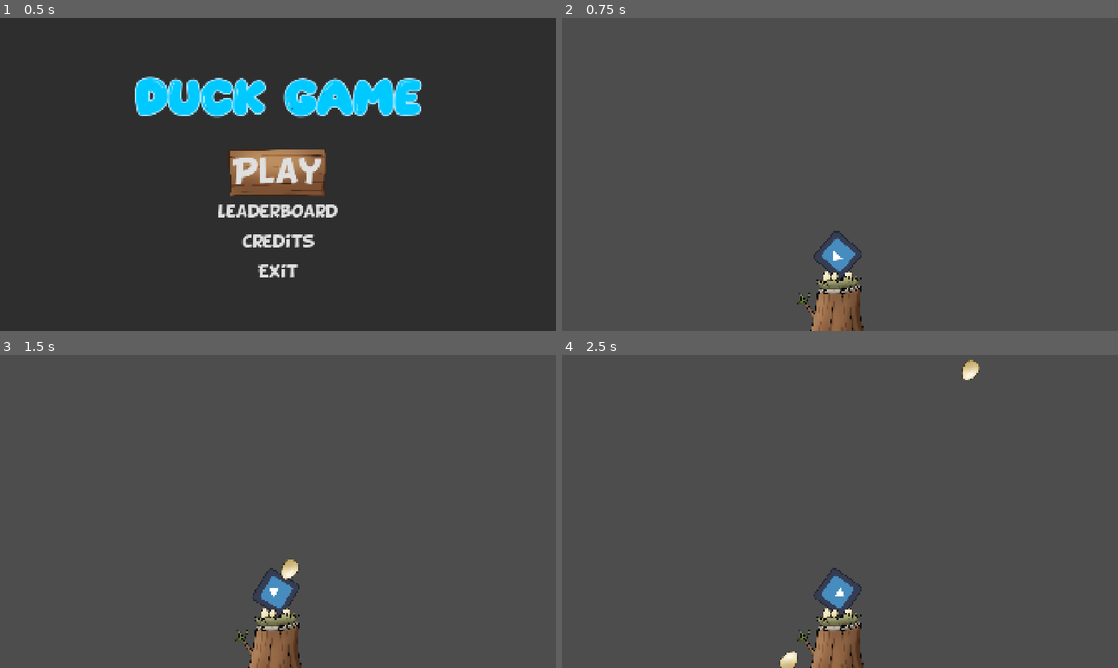
Above: before the commit, frames 1-4 (two rows, left to right).
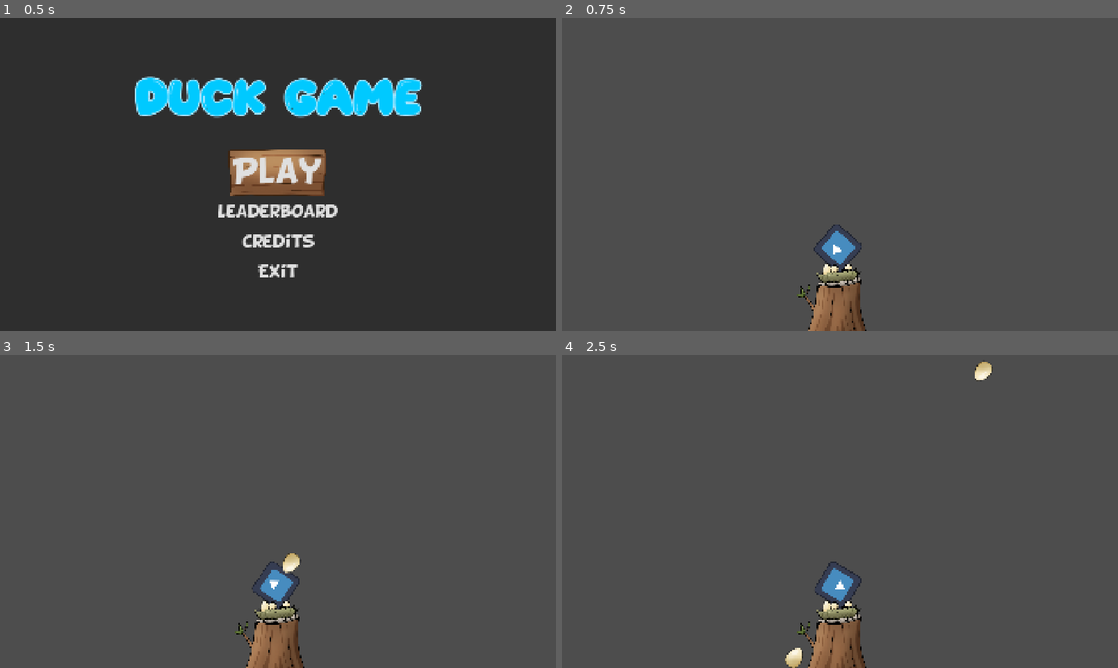
Above: after the commit, the same moments.

Repository: ms5051-hash/HacksComs26
Game: Godot game, scene res://Scenes/mainScene.tscn
The game is run twice, just before and just after one commit, with the same random seed, the same clock (stepped at 60 frames per second) and the same inputs. The engine's default icon, where the game draws it, is replaced by a stand-in: a white triangle on a blue panel in a dark square.
Inputs (mouse positions are in pixels of both pictures, inside the frame that each line leads up to):
- Up to frame 1 (0.5 s): no input
- Up to frame 2 (0.75 s): click "Play" at 0.5 s
- Up to frame 3 (1.5 s): tap Enter at 1.25 s; move the mouse to (400, 495) at 1.27 s; click (400, 495) at 1.35 s
- Up to frame 4 (2.5 s): move the mouse to (728, 527) at 2.02 s; click (728, 527) at 2.1 s

Frame 1 is identical in both runs. In frame 2, 1.4% of the frame differs, in the area x 42-55%, y 66-100%; in frame 3, 1.6%; in frame 4, 1.8%, in the area x 39-78%, y 1-100%.

Commit message:
Trying to collide bullet with enemy

Diff:
--- /dev/null
+++ b/duck-game-2026/Scenes/area_2d.tscn
@@ -0,0 +1,15 @@
+[gd_scene format=3 uid="uid://dj467x4eo72on"]
+
+[ext_resource type="Texture2D" uid="uid://cmverp0qpdpg5" path="res://icon.svg" id="1_81842"]
+[ext_resource type="Script" uid="uid://cqou4tbf2admc" path="res://Scripts/Enemy.gd" id="1_jb3vm"]
+
+[sub_resource type="RectangleShape2D" id="RectangleShape2D_7si6p"]
+
+[node name="Area2D" type="Area2D" unique_id=638344407]
+script = ExtResource("1_jb3vm")
+
+[node name="Sprite2D" type="Sprite2D" parent="." unique_id=1167181943]
+texture = ExtResource("1_81842")
+
+[node name="CollisionShape2D" type="CollisionShape2D" parent="." unique_id=546232621]
+shape = SubResource("RectangleShape2D_7si6p")
--- a/duck-game-2026/Scenes/bullet_area_2d.tscn
+++ b/duck-game-2026/Scenes/bullet_area_2d.tscn
@@ -6,6 +6,8 @@
 [sub_resource type="CircleShape2D" id="CircleShape2D_3dryh"]
 
 [node name="BulletArea2D" type="Area2D" unique_id=1332803089]
+collision_layer = 2
+collision_mask = 4
 script = ExtResource("1_eiu4d")
 
 [node name="BulletSprite2D" type="Sprite2D" parent="." unique_id=2090375803]
--- a/duck-game-2026/Scenes/game.tscn
+++ b/duck-game-2026/Scenes/game.tscn
@@ -4,6 +4,8 @@
 [ext_resource type="Texture2D" uid="uid://cmverp0qpdpg5" path="res://icon.svg" id="2_qxrlw"]
 [ext_resource type="Script" uid="uid://bih4b7egfqkbu" path="res://Scripts/Player.gd" id="2_wrm1d"]
 [ext_resource type="Texture2D" uid="uid://5r56sm06r63p" path="res://Assets/Tower.png" id="4_3dryh"]
+[ext_resource type="Script" uid="uid://c6gps3v3gtknn" path="res://Scripts/enemy_spawner.gd" id="5_wowpa"]
+[ext_resource type="PackedScene" uid="uid://dj467x4eo72on" path="res://Scenes/area_2d.tscn" id="6_i6g32"]
 
 [sub_resource type="RectangleShape2D" id="RectangleShape2D_wrm1d"]
 
@@ -12,9 +14,11 @@
 [node name="BulletArea2D" parent="." unique_id=1332803089 instance=ExtResource("1_wrm1d")]
 visible = false
 rotation = -4.710644
+collision_layer = 4
+collision_mask = 2
 
 [node name="PlayerArea2D" type="Area2D" parent="." unique_id=195692555]
-position = Vector2(953, 819)
+position = Vector2(953, 794)
 
 [node name="PlayerSprite2D" type="Sprite2D" parent="PlayerArea2D" unique_id=832187776]
 texture = ExtResource("2_qxrlw")
@@ -28,3 +32,22 @@
 position = Vector2(-1.0001221, 131)
 scale = Vector2(0.39999515, 0.39999878)
 texture = ExtResource("4_3dryh")
+
+[node name="EnemySpawner" type="Node2D" parent="." unique_id=1191588194 node_paths=PackedStringArray("spawnPoints", "player")]
+script = ExtResource("5_wowpa")
+enemy = ExtResource("6_i6g32")
+spawnPoints = [NodePath("SpawnPointLeft"), NodePath("SpawnPointRight")]
+player = NodePath("../PlayerArea2D")
+
+[node name="SpawnPointLeft" type="Node2D" parent="EnemySpawner" unique_id=1896892598]
+position = Vector2(0, 786)
+
+[node name="SpawnPointRight" type="Node2D" parent="EnemySpawner" unique_id=708173840]
+position = Vector2(1919, 780)
+
+[node name="Enemy" parent="." unique_id=638344407 node_paths=PackedStringArray("player") instance=ExtResource("6_i6g32")]
+visible = false
+collision_layer = 2
+player = NodePath("../PlayerArea2D")
+
+[connection signal="area_entered" from="Enemy" to="BulletArea2D" method="_on_enemy_area_entered"]
--- /dev/null
+++ b/duck-game-2026/Scripts/Enemy.gd
@@ -0,0 +1,13 @@
+extends Area2D
+@export var player: Area2D
+var speed = 720
+var hp = 100
+
+# Called when the node enters the scene tree for the first time.
+func _ready() -> void:
+	pass # Replace with function body.
+
+
+# Called every frame. 'delta' is the elapsed time since the previous frame.
+func _process(delta: float) -> void:
+	position+=(player.global_position-global_position).normalized()*speed*delta
--- a/duck-game-2026/Scripts/Shooting.gd
+++ b/duck-game-2026/Scripts/Shooting.gd
@@ -7,7 +7,11 @@
 	position+=transform.x*speed*delta
 
 
-func _on_Bullet_body_entered(body):
-	if(body.is_in_group("enemies")):
-		body.queue_free()
+
+
+
+func _on_enemy_area_entered(area: Area2D) -> void:
+	print("Hi")
+	if(area.is_in_group("enemies")):
+		area.queue_free()
 	queue_free()
--- /dev/null
+++ b/duck-game-2026/Scripts/enemy_spawner.gd
@@ -0,0 +1,31 @@
+extends Node2D
+
+@export var enemy: PackedScene
+@export var spawnPoints: Array[Node2D]
+@export var eps = 1
+@export var player: Area2D
+var spawnRate
+var timeUntilSpawn = 0
+
+
+# Called when the node enters the scene tree for the first time.
+func _ready() -> void:
+	spawnRate = 5/eps
+
+
+# Called every frame. 'delta' is the elapsed time since the previous frame.
+func _process(delta: float) -> void:
+	if(timeUntilSpawn>spawnRate):
+		Spawn()
+		timeUntilSpawn = 0
+	else:
+		timeUntilSpawn+=delta
+
+func Spawn():
+	var rng = RandomNumberGenerator	.new()
+	var location = spawnPoints[rng.randi()%spawnPoints.size()].global_position
+	var enemySpawn = enemy.instantiate()
+	enemySpawn.player = player
+	enemySpawn.add_to_group("enemies")
+	enemySpawn.global_position = location
+	add_child(enemySpawn)
Not shown, added: duck-game-2026/Scripts/Enemy.gd.uid
Not shown, added: duck-game-2026/Scripts/enemy_spawner.gd.uid
